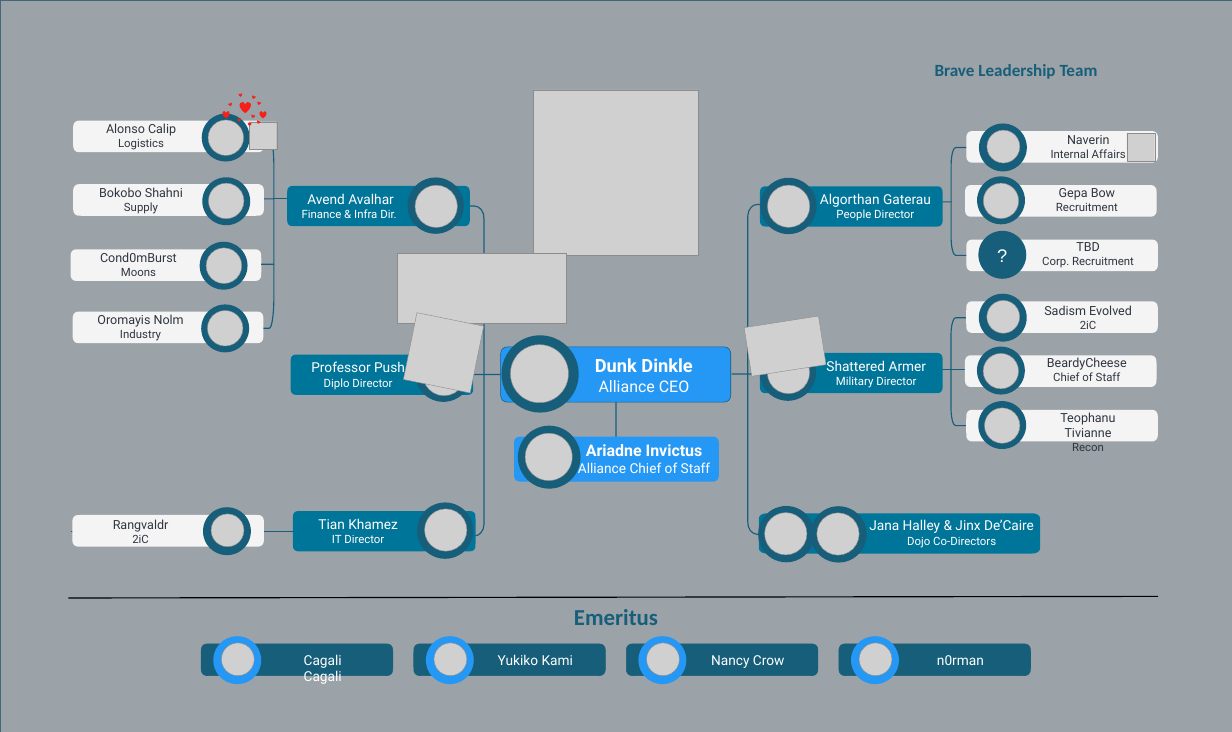
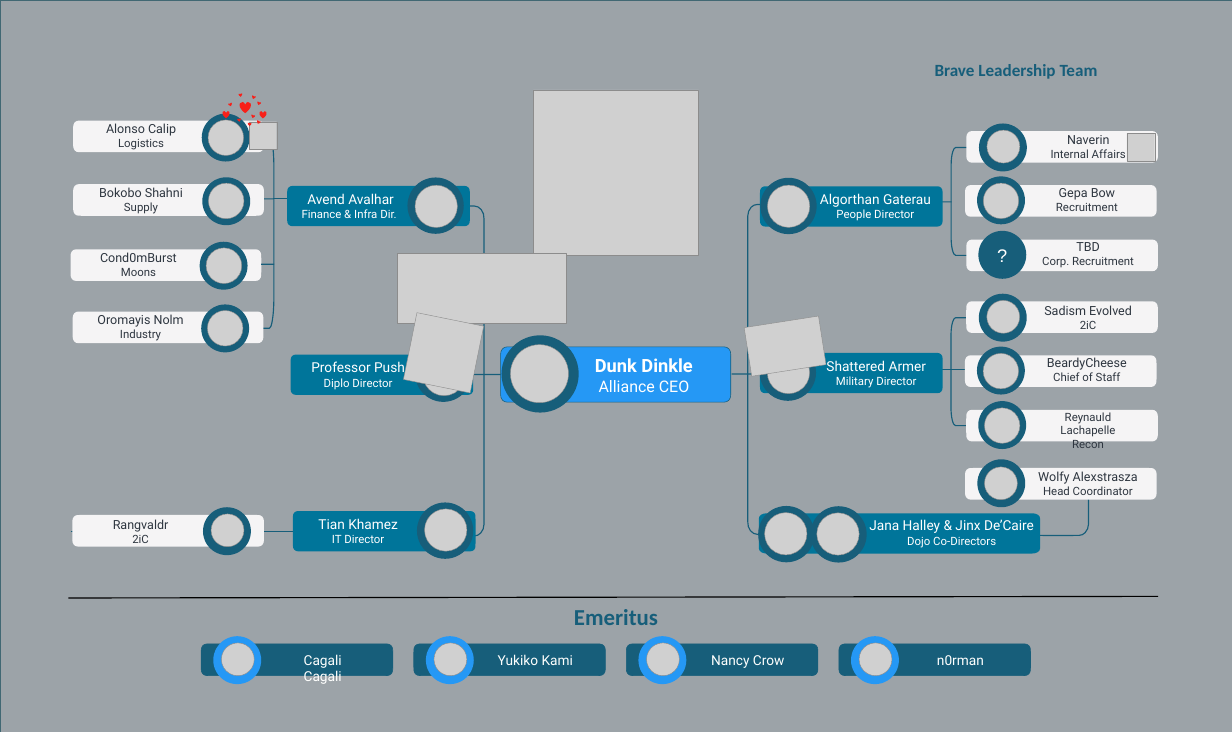
Before and after one commit to bravecollective/wiki-files, a slide deck: slide 1 of images/alliance-leadership/Brave-Leadership 2.pptx. Drawn at 1232x732 pixels with LibreOffice and Linux fonts; fonts in the diff are those of the drawing; grey boxes stand for pictures. Boxes give left, top, right and bottom in pixels: in the first picture for what was removed or moved away, otherwise in the second. Text is boxed around its words. In the diff, an @@ line names an element or a change of style, - is before the commit and + after.

```diff
--- a/images/alliance-leadership/Brave-Leadership 2.pptx
+++ b/images/alliance-leadership/Brave-Leadership 2.pptx
@@ line removed from (616, 385) to (616, 438) @@
@@ text at (1060,412,1115,437): text changed; size 22 to 20 pt @@
-Teophanu Tivianne
+Reynauld Lachapelle
@@ freeform shape removed at (514,436,719,481) @@
@@ ellipse removed at (518,425,581,488) @@
@@ picture removed at (525,433,572,480) @@
@@ text removed at (578,444,711,473) @@
-Ariadne Invictus
-Alliance Chief of Staff
@@ freeform shape added at (965,468,1157,499), fill #F5F4F5 @@
@@ ellipse added at (977,459,1025,507), fill #175E7A @@
@@ picture added at (984,467,1017,499) @@
@@ text added at (1038,471,1138,495), 22 pt, text #2E3640 @@
+Wolfy Alexstrasza
+Head Coordinator
@@ freeform shape added at (988,480,1089,535), outline #175E7A 2 pt @@
```
Also in this commit, not shown: 5 other files.
